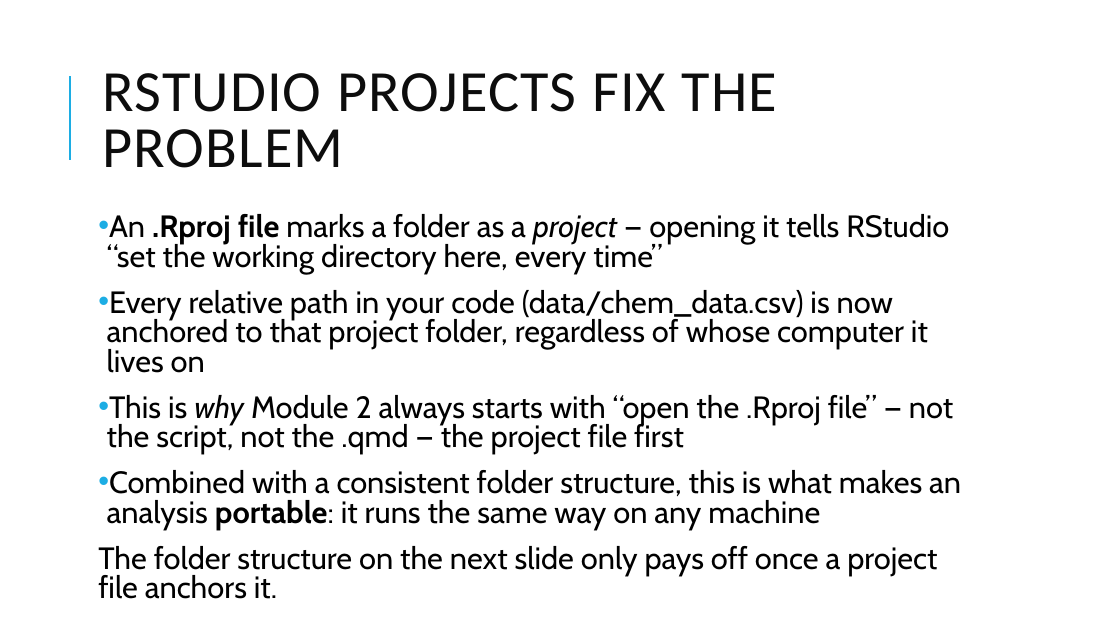
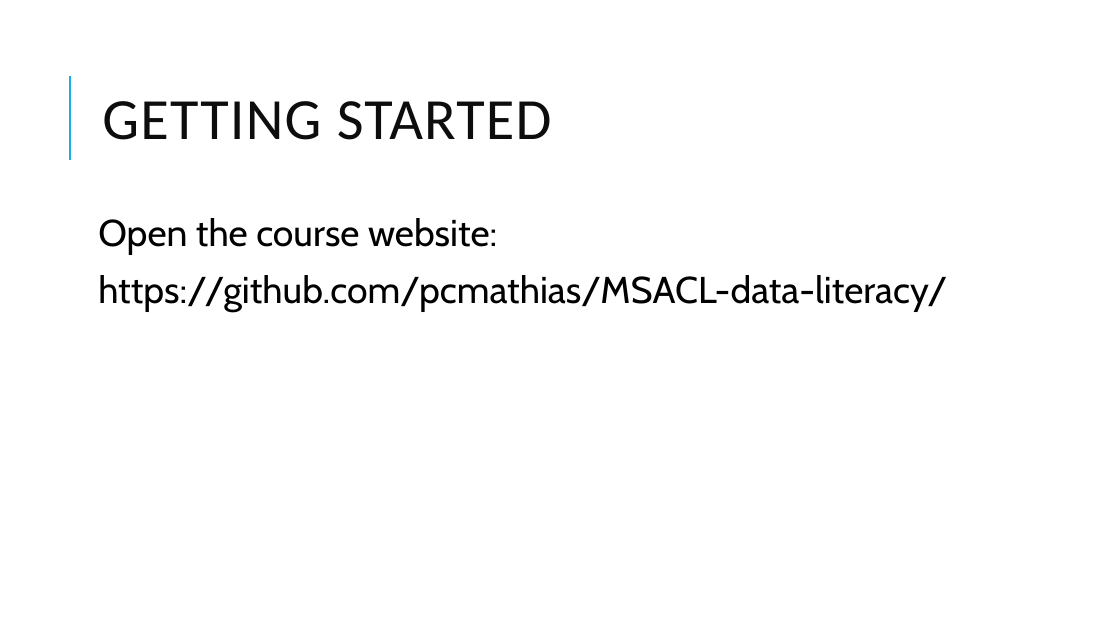
Before and after one commit to pcmathias/MSACL-data-literacy, a slide deck: slide 4 of updates_2026/presentations/module_1_slides.pptx (slide 24 before the commit). Drawn at 1120x630 pixels with LibreOffice and Linux fonts; fonts in the diff are those of the drawing. Boxes give left, top, right and bottom in pixels: in the first picture for what was removed or moved away, otherwise in the second. Text is boxed around its words. In the diff, an @@ line names an element or a change of style, - is before the commit and + after.

Commit message:
updated module 1 materials

```diff
--- a/updates_2026/presentations/module_1_slides.pptx
+++ b/updates_2026/presentations/module_1_slides.pptx
@@ title at (102,101,552,140): text changed @@
-RSTUDIO PROJECTS FIX THE PROBLEM
+GETTING STARTED
@@ text at (98,218,947,311): text changed; size 26.4 to 32 pt @@
-• An .Rproj file marks a folder as a project — opening it tells RStudio “set the working directory here, every time”
-• Every relative path in your code (data/chem_data.csv) is now anchored to that project folder, regardless of whose computer it lives on
-• This is why Module 2 always starts with “open the .Rproj file” — not the script, not the .qmd — the project file first
-• Combined with a consistent folder structure, this is what makes an analysis portable: it runs the same way on any machine
-The folder structure on the next slide only pays off once a project file anchors it.
+Open the course website:
+https://github.com/pcmathias/MSACL-data-literacy/
```
Also in this commit, not shown: 16 other slides changed, 21 slides added, 3 slides removed, 4 other files.
